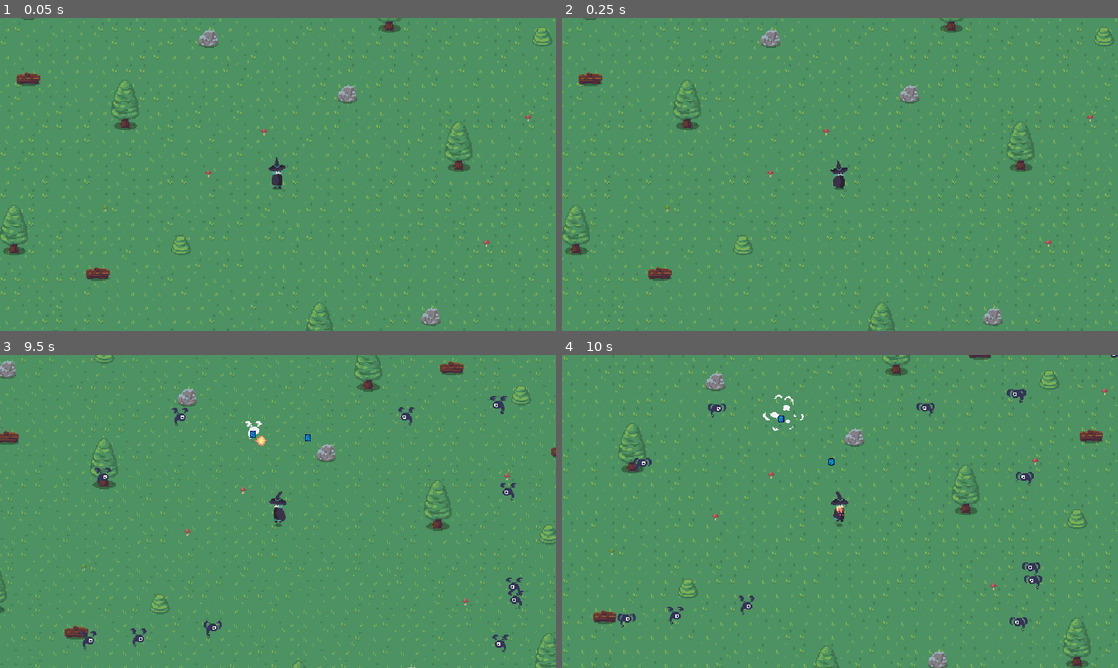
Above: before the commit, frames 1-4 (two rows, left to right).
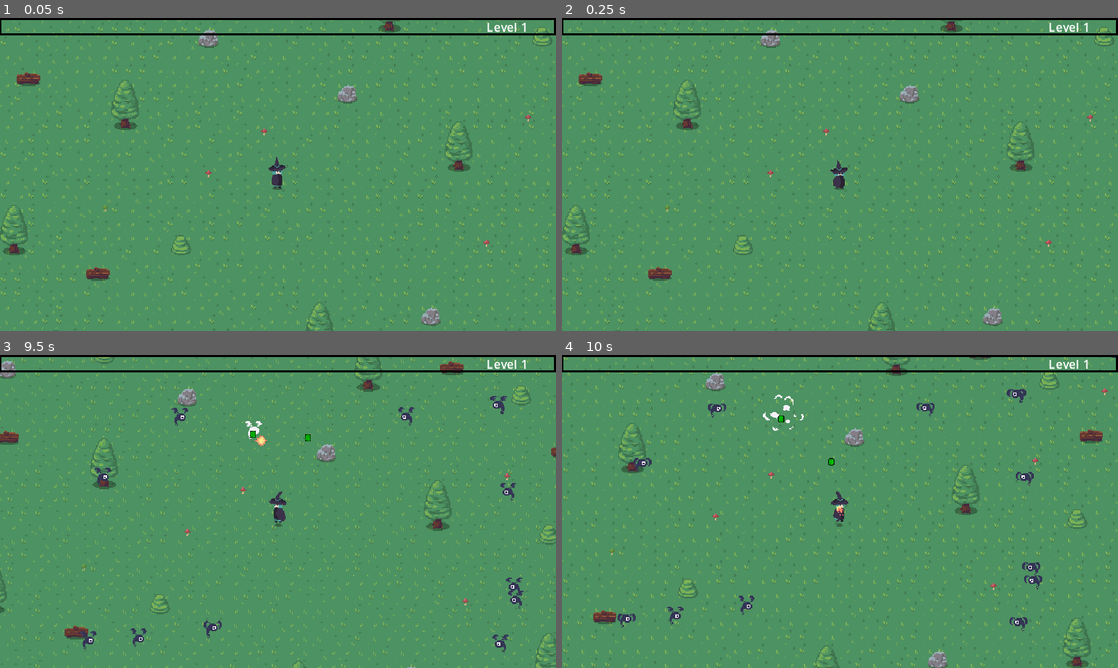
Above: after the commit, the same moments.

Repository: GuillermoIglesias/ragnarok
Game: Godot game, scene res://world/level.tscn
The game is run twice, just before and just after one commit, with the same random seed, the same clock (stepped at 60 frames per second) and the same inputs.
Inputs (mouse positions are in pixels of both pictures, inside the frame that each line leads up to):
- Up to frame 1 (0.05 s): no input
- Up to frame 2 (0.25 s): no input
- Up to frame 3 (9.5 s): move the mouse to (400, 495) at 0.52 s; press the mouse at (400, 495) at 0.53 s; hold D (right) 0.53-1.28 s; move the mouse to (166, 527) at 1.27 s; release the mouse at (166, 527) at 1.28 s; hold A (left) 1.28-2.03 s; click (166, 527) at 1.35 s; move the mouse to (333, 442) at 2.02 s; press the mouse at (333, 442) at 2.03 s; hold D (right) 2.03-3.53 s; move the mouse to (250, 574) at 2.77 s; release the mouse at (250, 574) at 2.78 s; click (250, 574) at 2.85 s; move the mouse to (444, 558) at 3.52 s; press the mouse at (444, 558) at 3.53 s; hold A (left) 3.53-5.78 s; move the mouse to (111, 464) at 4.27 s; release the mouse at (111, 464) at 4.28 s; click (111, 464) at 4.35 s; move the mouse to (305, 511) at 5.02 s; press the mouse at (305, 511) at 5.03 s; move the mouse to (194, 433) at 5.77 s; release the mouse at (194, 433) at 5.78 s; hold D (right) 5.78-8.03 s; click (194, 433) at 5.85 s; move the mouse to (400, 495) at 6.52 s; press the mouse at (400, 495) at 6.53 s; move the mouse to (166, 527) at 7.27 s; release the mouse at (166, 527) at 7.28 s; click (166, 527) at 7.35 s; move the mouse to (333, 442) at 8.02 s; press the mouse at (333, 442) at 8.03 s; hold A (left) from 8.03 s (still down); move the mouse to (250, 574) at 8.77 s; release the mouse at (250, 574) at 8.78 s; click (250, 574) at 8.85 s
- Up to frame 4 (10 s): move the mouse to (1006, 558) at 9.52 s; release A (left) at 9.53 s; press the mouse at (1006, 558) at 9.53 s; hold D (right) from 9.53 s (still down)

The runs differ from the first frame. In frame 1, 1.4% of the frame differs, in the area x 0-100%, y 0-6%; in frame 2, 1.4%; in frame 3, 1.5%, in the area x 0-100%, y 0-28%; in frame 4, 1.5%.

Commit message:
added experience bar

Diff:
--- a/units/mob/mob.tscn
+++ b/units/mob/mob.tscn
@@ -152,7 +152,6 @@
 collision_layer = 4
 collision_mask = 2
 script = ExtResource("1_o45ga")
-exp_points = 10
 
 [node name="AnimatedSprite" type="AnimatedSprite2D" parent="."]
 sprite_frames = SubResource("SpriteFrames_fj3s2")
--- a/units/player/player.gd
+++ b/units/player/player.gd
@@ -2,17 +2,31 @@
 
 @export var speed = 100
 @export var health = 100
+@export var max_health = 100
+
+@export var level = 1
+@export var experience = 0
+@export var collected_exp = 0
+
 @export var enable_spells = true
 
 var target = position
 var mobs_close = []
 
+# Spells
 @onready var Fire = preload("res://spells/fire.tscn")
 @onready var Nova = preload("res://spells/nova.tscn")
+
+# GUI
+@onready var exp_bar = $GUILayer/GUI/ExpBar
+@onready var level_label = $GUILayer/GUI/ExpBar/Level
+
 @onready var anim = $AnimatedSprite
 
 
 func _ready():
+	level_label.text = str("Level ", level)
+	set_exp_bar(experience, calc_exp_cap())
 	anim.play("idle")
 
 
@@ -93,3 +107,42 @@
 func _on_collect_items_area_entered(area):
 	if area.is_in_group("loot"):
 		var exp_points = area.collect()
+		calc_exp(exp_points)
+
+func calc_exp(exp_points):
+	var exp_required = calc_exp_cap()
+	collected_exp += exp_points
+
+	# Level Up!
+	if experience + collected_exp >= exp_required:
+		collected_exp -= exp_required - experience
+		level += 1
+		experience = 0
+		exp_required = calc_exp_cap()
+		level_up()
+	else:
+		experience += collected_exp
+		collected_exp = 0
+
+	set_exp_bar(experience, exp_required)
+
+
+func level_up():
+	level_label.text = str("Level ", level)
+
+
+func calc_exp_cap():
+	var exp_cap = level
+
+	if level < 20:
+		exp_cap = level * 5
+	elif level < 40:
+		exp_cap = 95 * (level - 19) * 8
+	else:
+		exp_cap = 255 + (level - 39) * 12
+
+	return exp_cap
+
+func set_exp_bar(set_value, set_max_value):
+	exp_bar.value = set_value
+	exp_bar.max_value = set_max_value
--- a/units/player/player.tscn
+++ b/units/player/player.tscn
@@ -1,9 +1,11 @@
-[gd_scene load_steps=25 format=3 uid="uid://bh4ukwstrbqhb"]
+[gd_scene load_steps=27 format=3 uid="uid://bh4ukwstrbqhb"]
 
 [ext_resource type="Script" path="res://units/player/player.gd" id="1_b1vfs"]
 [ext_resource type="Texture2D" uid="uid://bkf325buucdwf" path="res://assets/textures/player/player_idle.png" id="2_6yahn"]
 [ext_resource type="Texture2D" uid="uid://ipjdp6e1mhyd" path="res://assets/textures/player/player_walk.png" id="3_6hsme"]
 [ext_resource type="PackedScene" uid="uid://0snat8gew3f2" path="res://utility/hurtbox.tscn" id="4_16c7j"]
+[ext_resource type="Texture2D" uid="uid://b7sjjru25r26s" path="res://assets/textures/GUI/exp_background.png" id="5_uyo5b"]
+[ext_resource type="Texture2D" uid="uid://cnryh4cv5nm8i" path="res://assets/textures/GUI/exp_progress.png" id="6_58a1q"]
 
 [sub_resource type="AtlasTexture" id="AtlasTexture_8h5bo"]
 atlas = ExtResource("2_6yahn")
@@ -146,6 +148,7 @@
 speed_scale = 2.0
 
 [node name="Collision" type="CollisionShape2D" parent="."]
+visible = false
 shape = SubResource("CapsuleShape2D_na0qv")
 
 [node name="FireTimer" type="Timer" parent="."]
@@ -158,6 +161,7 @@
 [node name="Camera" type="Camera2D" parent="."]
 
 [node name="Hurtbox" parent="." instance=ExtResource("4_16c7j")]
+visible = false
 collision_layer = 0
 collision_mask = 2
 HurtboxTypes = 0
@@ -175,6 +179,7 @@
 shape = SubResource("CircleShape2D_erng2")
 
 [node name="GrabItems" type="Area2D" parent="."]
+visible = false
 collision_layer = 0
 collision_mask = 8
 
@@ -182,11 +187,44 @@
 shape = SubResource("CircleShape2D_ptn1n")
 
 [node name="CollectItems" type="Area2D" parent="."]
+visible = false
 collision_layer = 0
 collision_mask = 8
 
 [node name="Collision" type="CollisionShape2D" parent="CollectItems"]
 shape = SubResource("CircleShape2D_26jdg")
+
+[node name="GUILayer" type="CanvasLayer" parent="."]
+
+[node name="GUI" type="Control" parent="GUILayer"]
+layout_mode = 3
+anchors_preset = 15
+anchor_right = 1.0
+anchor_bottom = 1.0
+grow_horizontal = 2
+grow_vertical = 2
+size_flags_vertical = 4
+
+[node name="ExpBar" type="TextureProgressBar" parent="GUILayer/GUI"]
+layout_mode = 1
+anchors_preset = 10
+anchor_right = 1.0
+offset_bottom = 20.0
+grow_horizontal = 2
+texture_under = ExtResource("5_uyo5b")
+texture_progress = ExtResource("6_58a1q")
+
+[node name="Level" type="Label" parent="GUILayer/GUI/ExpBar"]
+texture_filter = 1
+layout_mode = 1
+anchors_preset = 1
+anchor_left = 1.0
+anchor_right = 1.0
+offset_left = -80.0
+offset_bottom = 23.0
+grow_horizontal = 0
+theme_override_font_sizes/font_size = 14
+text = "Level 999"
 
 [connection signal="timeout" from="FireTimer" to="." method="_on_fire_timer_timeout"]
 [connection signal="timeout" from="NovaTimer" to="." method="_on_nova_timer_timeout"]
Binary file added: assets/textures/GUI/exp_background.png
Not shown, added: assets/textures/GUI/exp_background.png.import
Binary file added: assets/textures/GUI/exp_progress.png
Not shown, added: assets/textures/GUI/exp_progress.png.import
